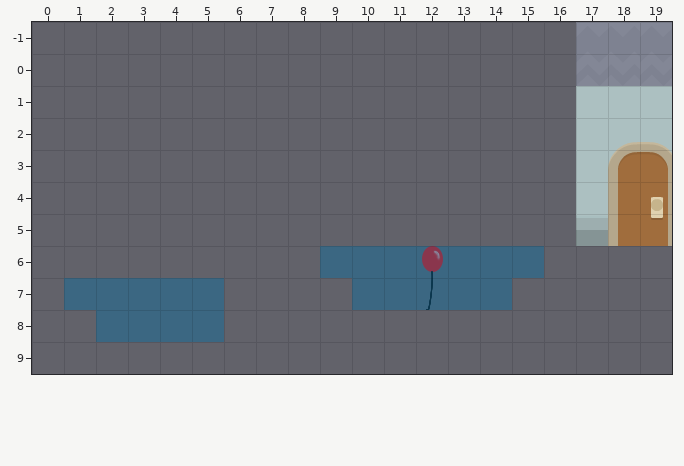
Level history. Tiled map: Resources/map/2.tmx. This is how it looked before the edit.
Cells are 32x32 px. Shown: x 0..19, y -1..9. Not drawn, because the pictures are missing: unchanged layers "grass", "ground".
And afterwards:
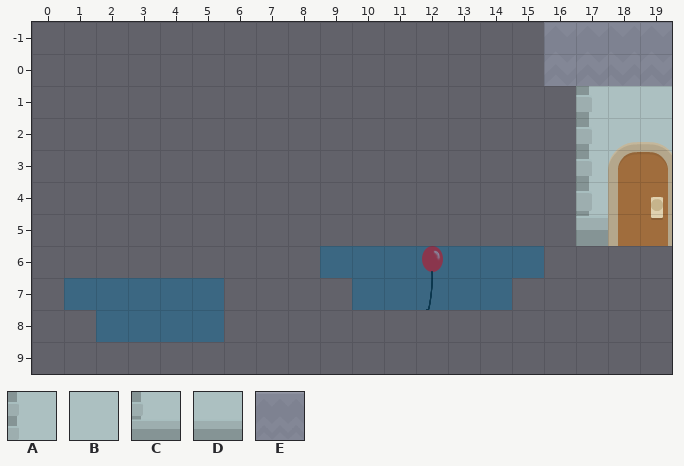
Key: from "sheet": A 6, B 7, C 34, D 35, E 49.
_ is an empty cell.
Changes in this commit:
Layer "wall":
y 2: x 17 _ -> A
y 3: x 17 B -> A
y 4: x 17 _ -> A
y 5: x 17 D -> C
Layer "house":
y 0: x 16 _ -> E
Pixel boxes of the changes (left, top, right, bottom) in both pictures:
changed: (544, 22, 592, 216)
